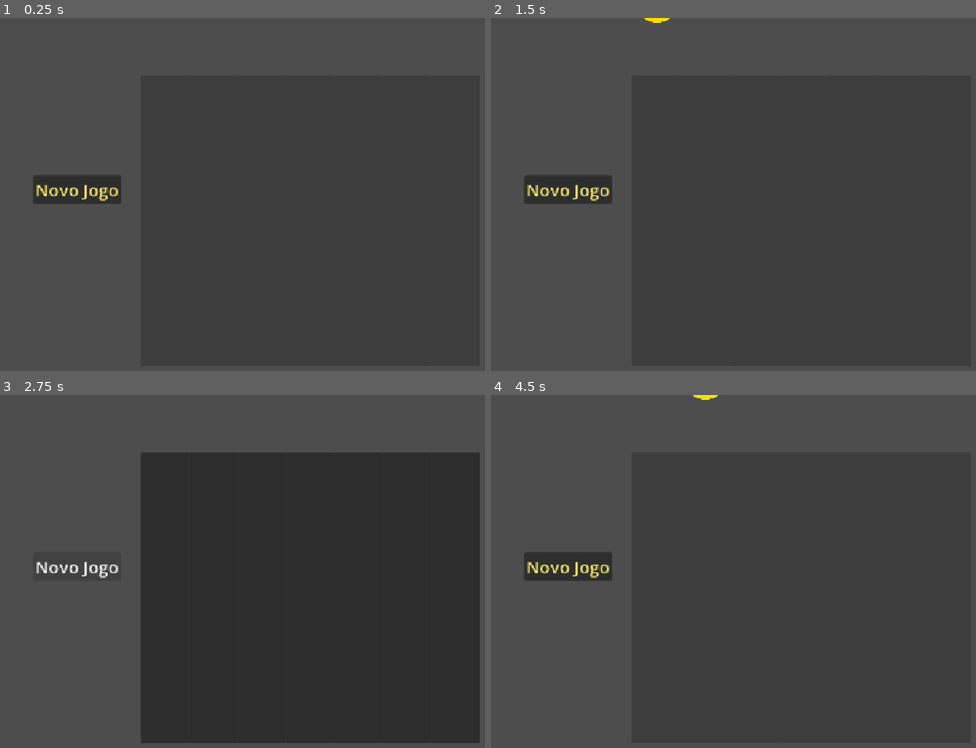
Above: before the commit, frames 1-4 (two rows, left to right).
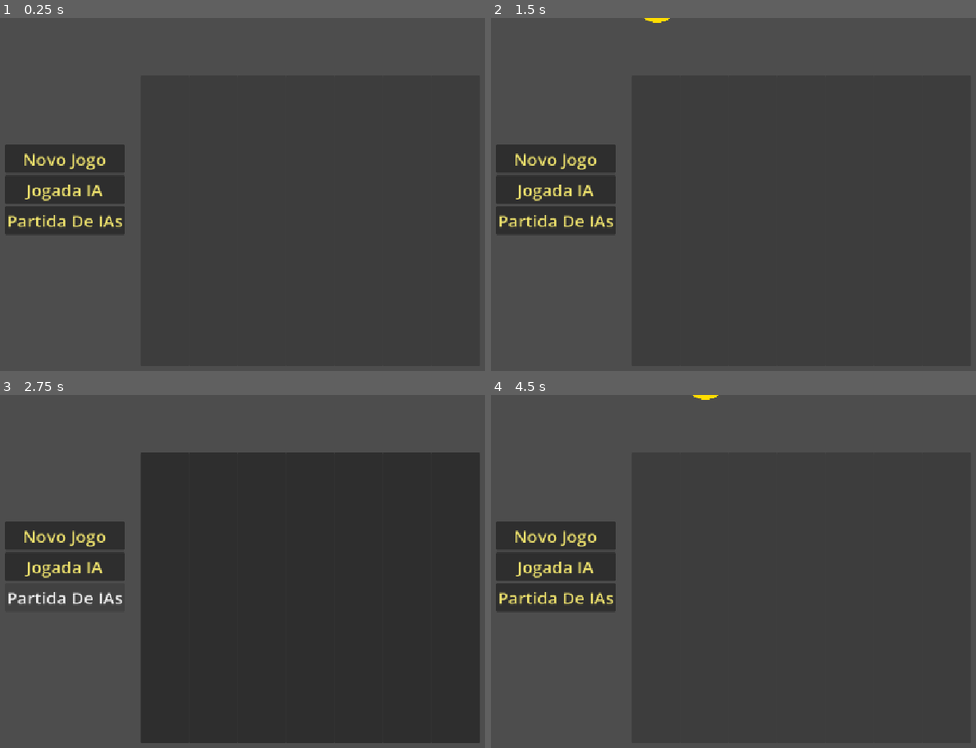
Above: after the commit, the same moments.

Repository: Guilherme-C-Ferrari/Connect-4
Game: Godot game, scene res://Cenas/Connect-4.tscn
Two runs of this game, one before a commit and one after it. Both use one fixed random seed, a clock stepped at 60 frames per second and the inputs below.
Inputs (mouse positions are in pixels of both pictures, inside the frame that each line leads up to):
- Up to frame 1 (0.25 s): no input
- Up to frame 2 (1.5 s): click "Novo Jogo" (after the commit: "Jogada IA") at 0.5 s; click (655, 219) at 1.25 s
- Up to frame 3 (2.75 s): click "Novo Jogo" (after the commit: "Partida De IAs") at 2 s
- Up to frame 4 (4.5 s): click "Novo Jogo" at 2.75 s; click "Novo Jogo" at 3.5 s; click (704, 596) at 4.25 s

The runs differ from the first frame. In frame 1, 4.6% of the frame differs, in the area x 1-26%, y 35-62%; in frame 2, 4.6%; in frame 3, 3.2%; in frame 4, 4.6%.

Commit message:
Novos botões menu

Diff:
--- a/Cenas/menu.tscn
+++ b/Cenas/menu.tscn
@@ -21,7 +21,7 @@
 offset_right = 154.0
 offset_bottom = 48.0
 grow_vertical = 2
-theme_override_constants/margin_left = 100
+theme_override_constants/margin_left = 50
 
 [node name="VBoxContainer" type="VBoxContainer" parent="MarginContainer" unique_id=556045644]
 layout_mode = 2
@@ -35,6 +35,20 @@
 theme_override_font_sizes/font_size = 30
 text = "Novo Jogo"
 
+[node name="BotaoMenu2" type="Button" parent="MarginContainer/VBoxContainer" unique_id=1798478995]
+unique_name_in_owner = true
+layout_mode = 2
+theme_override_colors/font_color = Color(0.93953526, 0.89153093, 0.42869937, 1)
+theme_override_font_sizes/font_size = 30
+text = "Jogada IA"
+
+[node name="BotaoMenu3" type="Button" parent="MarginContainer/VBoxContainer" unique_id=1296728018]
+unique_name_in_owner = true
+layout_mode = 2
+theme_override_colors/font_color = Color(0.93953526, 0.89153093, 0.42869937, 1)
+theme_override_font_sizes/font_size = 30
+text = "Partida De IAs"
+
 [node name="LabelPrincipal" type="Label" parent="MarginContainer/VBoxContainer" unique_id=607639723]
 unique_name_in_owner = true
 layout_mode = 2
@@ -43,3 +57,5 @@
 vertical_alignment = 1
 
 [connection signal="pressed" from="MarginContainer/VBoxContainer/BotaoMenu1" to="." method="_on_button_pressed"]
+[connection signal="pressed" from="MarginContainer/VBoxContainer/BotaoMenu2" to="." method="_on_button_pressed"]
+[connection signal="pressed" from="MarginContainer/VBoxContainer/BotaoMenu3" to="." method="_on_button_pressed"]
